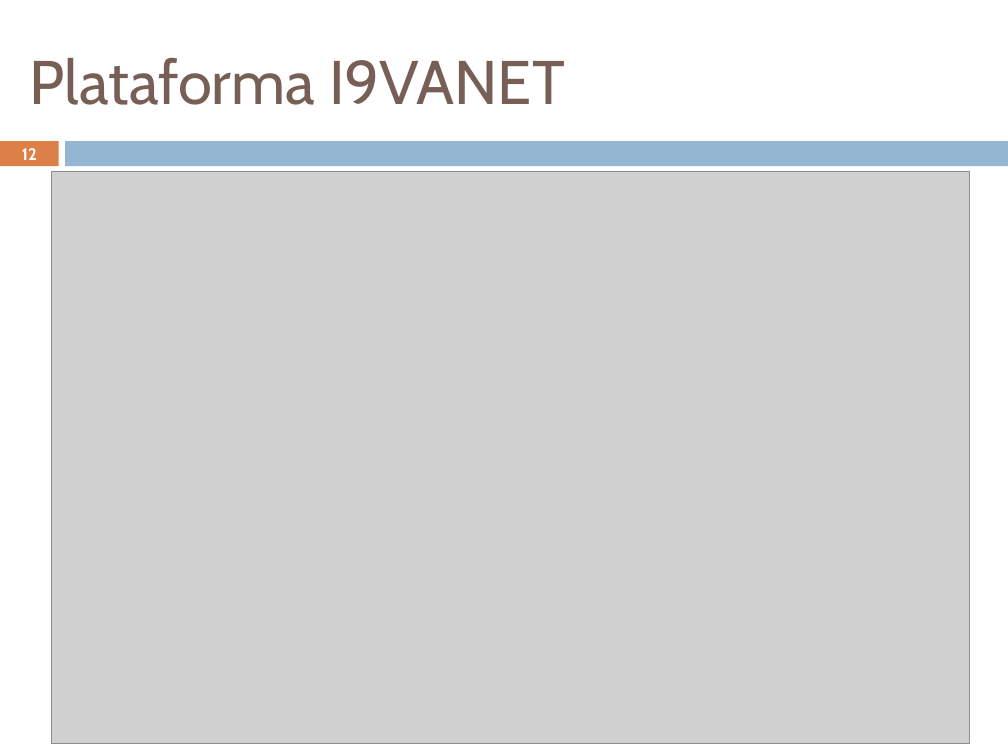
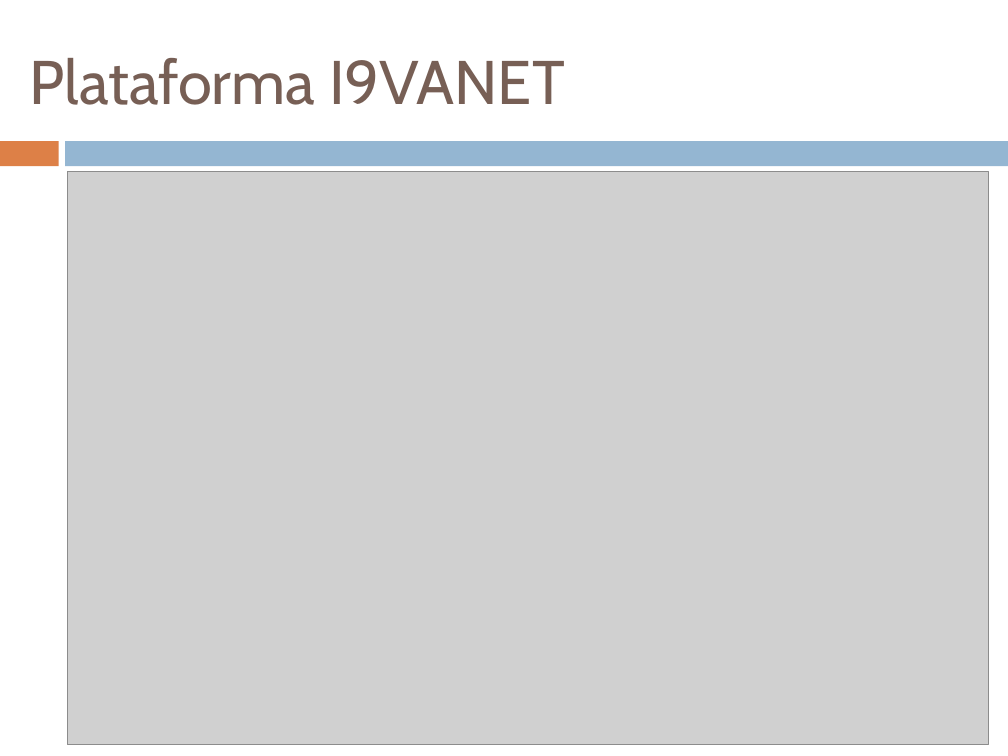
Before and after one commit to geoleite/Mestrado, a slide deck: slide 12 of Apresentacao/ApresentaçãoV1.pptx. Drawn at 1008x756 pixels with LibreOffice and Linux fonts; fonts in the diff are those of the drawing; grey boxes stand for pictures. Boxes give left, top, right and bottom in pixels: in the first picture for what was removed or moved away, otherwise in the second. Text is boxed around its words. In the diff, an @@ line names an element or a change of style, - is before the commit and + after.

```diff
--- a/Apresentacao/ApresentaçãoV1.pptx
+++ b/Apresentacao/ApresentaçãoV1.pptx
@@ page number removed at <box>22,148,37,160</box> @@
-12
@@ picture: place and size @@
-picture at <box>51,171,970,743</box>
+picture at <box>68,171,988,745</box>
```
Also in this commit, not shown: 24 other slides changed, 7 other files.
